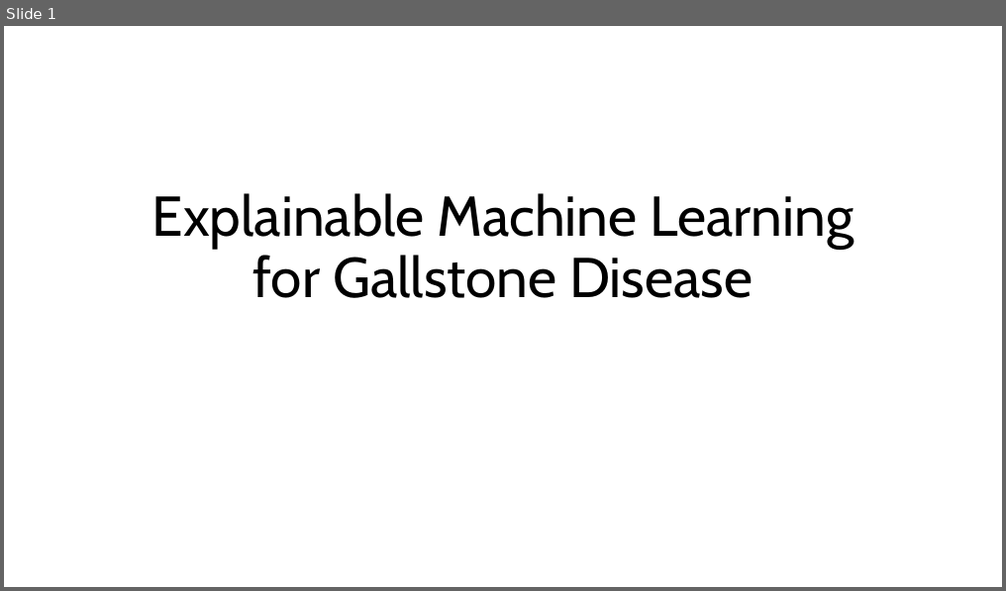
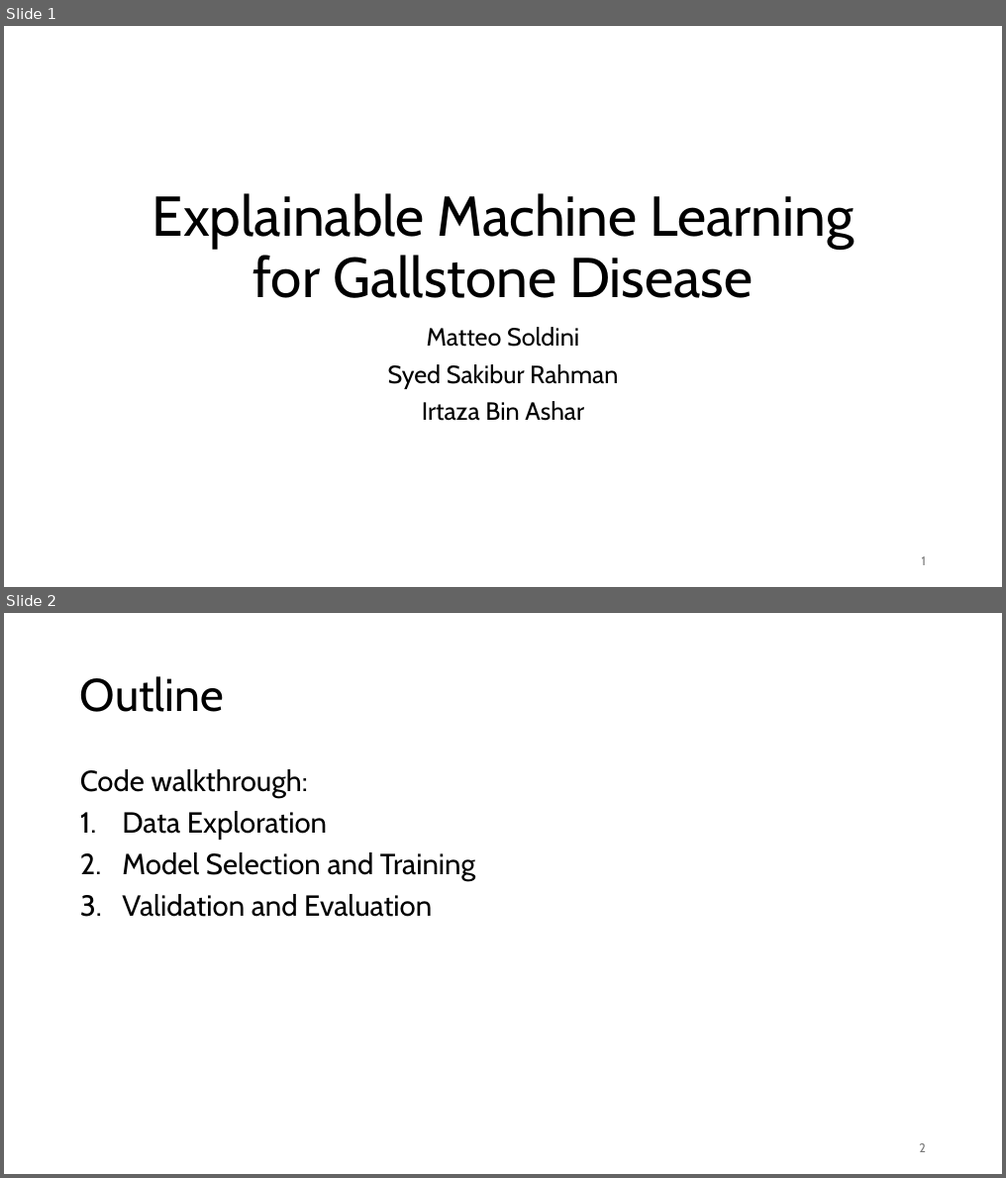
Before and after one commit to MatteoSoldini/DAT540_project, a slide deck: presentation.pptx. Shown one above the other, each under a label of ours: slide 1 before the commit, slides 1 and 2 after it. The pictures are 1006x591 and 1006x1178 pixels, drawn with LibreOffice and Linux fonts; fonts in the diff are those of the drawing. Boxes give left, top, right and bottom in pixels: in the first picture for what was removed or moved away, otherwise in the second. Text is boxed around its words. In the diff, an @@ line names an element or a change of style, - is before the commit and + after.

```diff
--- a/presentation.pptx
+++ b/presentation.pptx
@@ slide 2 added at [4, 613, 1002, 1174], background #FFFFFF @@
@@ title added at [80, 676, 224, 712], 44 pt, text #000000 @@
+Outline
@@ text added at [80, 769, 475, 917], 28 pt, text #000000 @@
+Code walkthrough:
+1. Data Exploration
+2. Model Selection and Training
+3. Validation and Evaluation
@@ page number added at [919, 1144, 926, 1153], 12 pt, text #797979 @@
+2
@@ slide 1 changed as well @@
@@ subtitle added at [388, 327, 618, 421], 24 pt, text #000000 @@
+Matteo Soldini
+Syed Sakibur Rahman
+Irtaza Bin Ashar
@@ page number added at [922, 557, 926, 566], 12 pt, text #797979 @@
+1
```
Also in this commit, not shown: 4 other slides changed, 3 other slides added, 3 slides removed, 1 other file.
